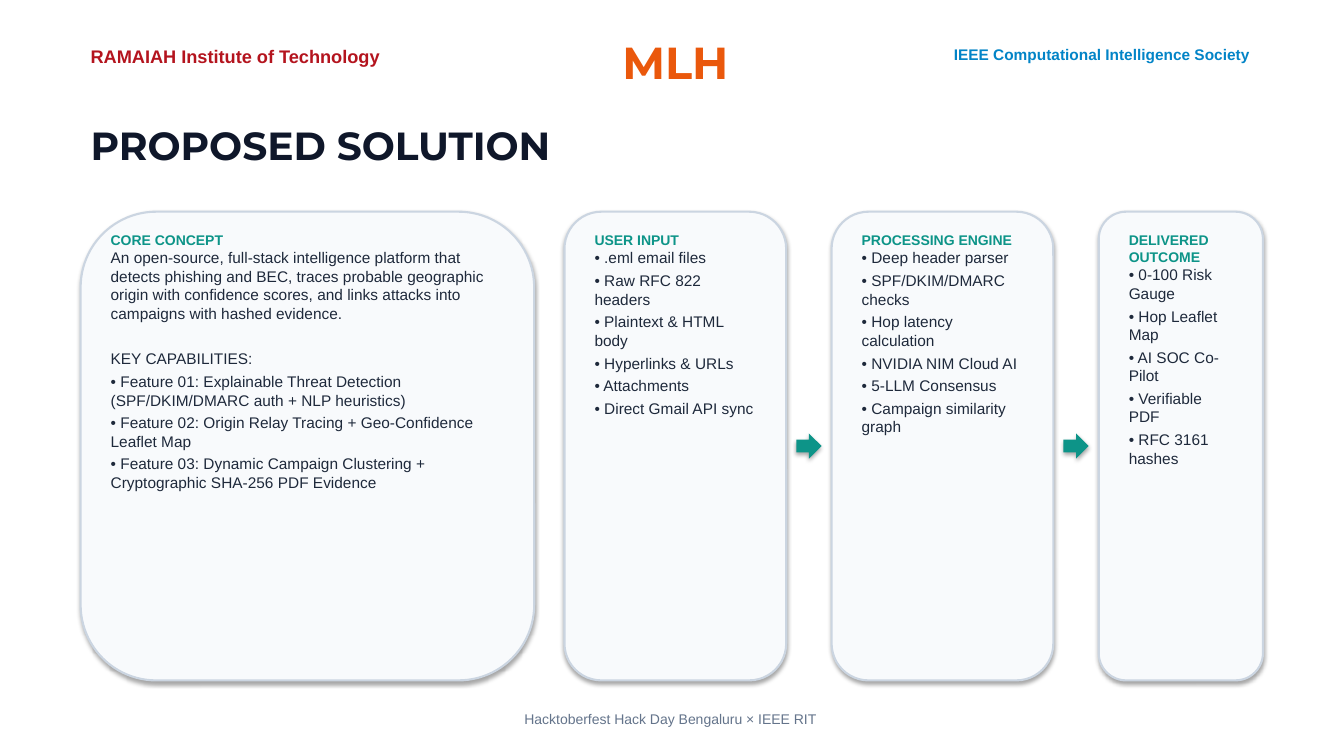
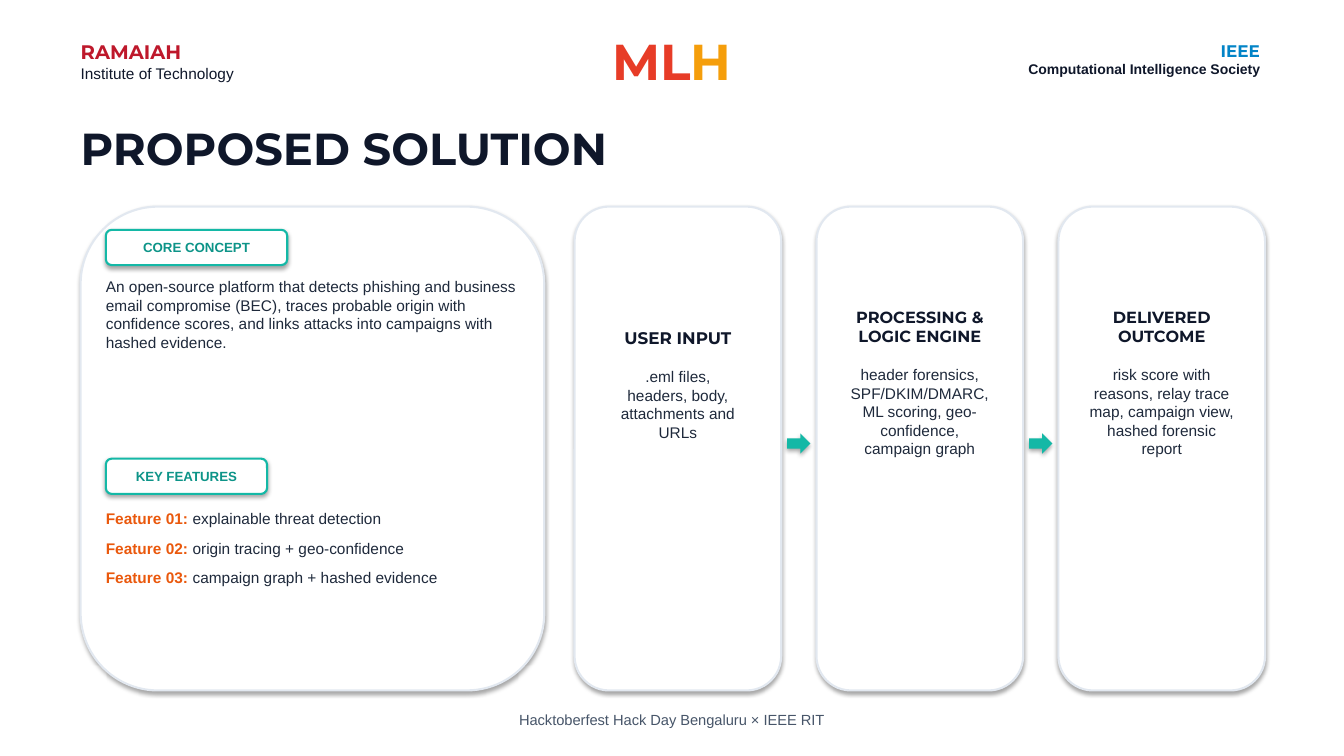
Before and after one commit to 2007JAYANTHYT/PHISHTRACE, a slide deck: slide 3 of PhishTrace_Hacktoberfest_Team_Dark.pptx. Drawn at 1344x756 pixels with LibreOffice and Linux fonts; fonts in the diff are those of the drawing. Boxes give left, top, right and bottom in pixels: in the first picture for what was removed or moved away, otherwise in the second. Text is boxed around its words. In the diff, an @@ line names an element or a change of style, - is before the commit and + after.

Commit message:
docs(presentation): update presentation to exact 1:1 match of Hacktoberfest official template

```diff
--- a/PhishTrace_Hacktoberfest_Team_Dark.pptx
+++ b/PhishTrace_Hacktoberfest_Team_Dark.pptx
@@ text at (81, 45, 234, 82): text changed; size 13 to 11 pt; text colour #B4141E to #0F172A; bold off @@
-RAMAIAH Institute of Technology
+RAMAIAH
+Institute of Technology
@@ text "MLH" at (612, 44, 731, 80): size 32 to 36 pt; text colour #EA580C to #E73C27, text colour #EA580C to #F59E0B in "MLH" @@
@@ text at (1028, 45, 1260, 77): text changed; size 11 to 10 pt; text colour #0284C7 to #0F172A @@
-IEEE Computational Intelligence Society
+IEEE
+Computational Intelligence Society
@@ text "PROPOSED SOLUTION" at (81, 133, 607, 166): size 28 to 32 pt @@
@@ rounded rectangle: place and size @@
-rounded rectangle at (81, 212, 534, 681)
+rounded rectangle at (81, 207, 544, 691)
@@ rounded rectangle: place and size @@
-rounded rectangle at (832, 212, 1054, 681)
+rounded rectangle at (575, 207, 781, 691)
@@ fill #F8FAFC to #FFFFFF; outline #CBD5E1 1.5 pt to #E2E8F0 1.5 pt in 3 elements at (81, 207, 544, 691), (575, 207, 781, 691), (817, 207, 1023, 691) @@
@@ rounded rectangle: place and size @@
-rounded rectangle at (1099, 212, 1263, 681)
+rounded rectangle at (817, 207, 1023, 691)
@@ rounded rectangle added at (1059, 207, 1265, 691), fill #FFFFFF, outline #E2E8F0 1.5 pt @@
@@ rounded rectangle added at (106, 230, 287, 265), fill #FFFFFF, outline #14B8A6 1.5 pt, 9.5 pt, text #0D9488, bold @@
+CORE CONCEPT
@@ rounded rectangle removed at (565, 212, 786, 681) @@
@@ text removed at (1129, 235, 1219, 464) @@
-DELIVERED OUTCOME
-• 0-100 Risk Gauge
-• Hop Leaflet Map
-• AI SOC Co-Pilot
-• Verifiable PDF
-• RFC 3161 hashes
@@ text at (106, 281, 516, 348): text changed @@
-CORE CONCEPT
-An open-source, full-stack intelligence platform that detects phishing and BEC, traces probable geographic origin with confidence scores, and links attacks into campaigns with hashed evidence.
-KEY CAPABILITIES:
-• Feature 01: Explainable Threat Detection (SPF/DKIM/DMARC auth + NLP heuristics)
-• Feature 02: Origin Relay Tracing + Geo-Confidence Leaflet Map
-• Feature 03: Dynamic Campaign Clustering + Cryptographic SHA-256 PDF Evidence
+An open-source platform that detects phishing and business email compromise (BEC), traces probable origin with confidence scores, and links attacks into campaigns with hashed evidence.
@@ text "USER INPUT": place and size @@
-text "USER INPUT" at (595, 235, 754, 417)
+text "USER INPUT" at (621, 332, 735, 438)
@@ text at (851, 311, 989, 458): text changed @@
-PROCESSING ENGINE
-• Deep header parser
-• SPF/DKIM/DMARC checks
-• Hop latency calculation
-• NVIDIA NIM Cloud AI
-• 5-LLM Consensus
-• Campaign similarity graph
+PROCESSING &
+LOGIC ENGINE
+header forensics,
+SPF/DKIM/DMARC,
+ML scoring, geo-
+confidence,
+campaign graph
@@ text added at (1090, 311, 1233, 457), 11 pt, text #1E293B @@
+DELIVERED
+OUTCOME
+risk score with
+reasons, relay trace
+map, campaign view,
+hashed forensic
+report
@@ text at (624, 332, 732, 345): size 10 to 12 pt, font Arial to Montserrat, text colour #0D9488 to #0F172A in "USER INPUT"; alignment left to centre; more space between paragraphs @@
@@ text at (621, 371, 735, 438): text changed @@
-• .eml email files
-• Raw RFC 822 headers
-• Plaintext & HTML body
-• Hyperlinks & URLs
-• Attachments
-• Direct Gmail API sync
+.eml files,
+headers, body,
+attachments and
+URLs
@@ right arrow: place and size @@
-right arrow at (1064, 434, 1089, 459)
+right arrow at (787, 434, 811, 454)
@@ right arrow at (787, 434, 811, 454): fill #0D9488 to #14B8A6 @@
@@ right arrow removed at (797, 434, 822, 459) @@
@@ right arrow added at (1029, 434, 1053, 454), fill #14B8A6 @@
@@ rounded rectangle added at (106, 459, 267, 494), fill #FFFFFF, outline #14B8A6 1.5 pt, 9.5 pt, text #0D9488, bold @@
+KEY FEATURES
@@ text added at (106, 513, 438, 587), 11 pt, text #1E293B @@
+Feature 01: explainable threat detection
+Feature 02: origin tracing + geo-confidence
+Feature 03: campaign graph + hashed evidence
@@ text "Hacktoberfest Hack Day Bengaluru × ..." at (519, 714, 825, 728): size 10 to 10.5 pt, text colour #64748B to #475569 @@
```
Also in this commit, not shown: 3 other slides changed, 2 slides added, 2 slides removed, 1 other file.
